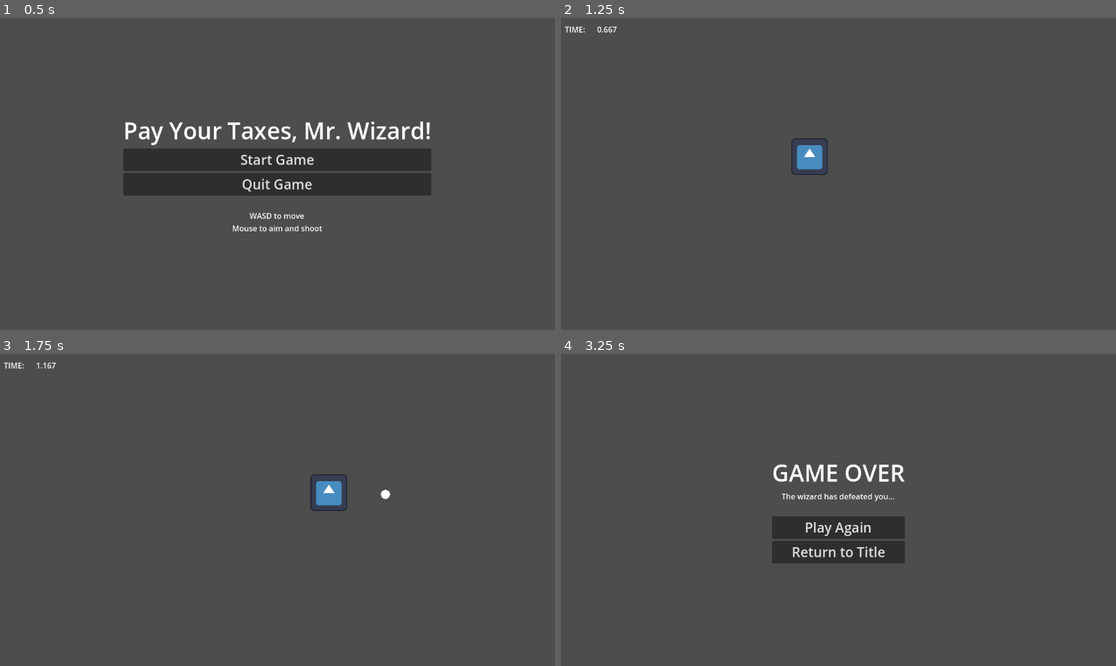
Above: before the commit, frames 1-4 (two rows, left to right).
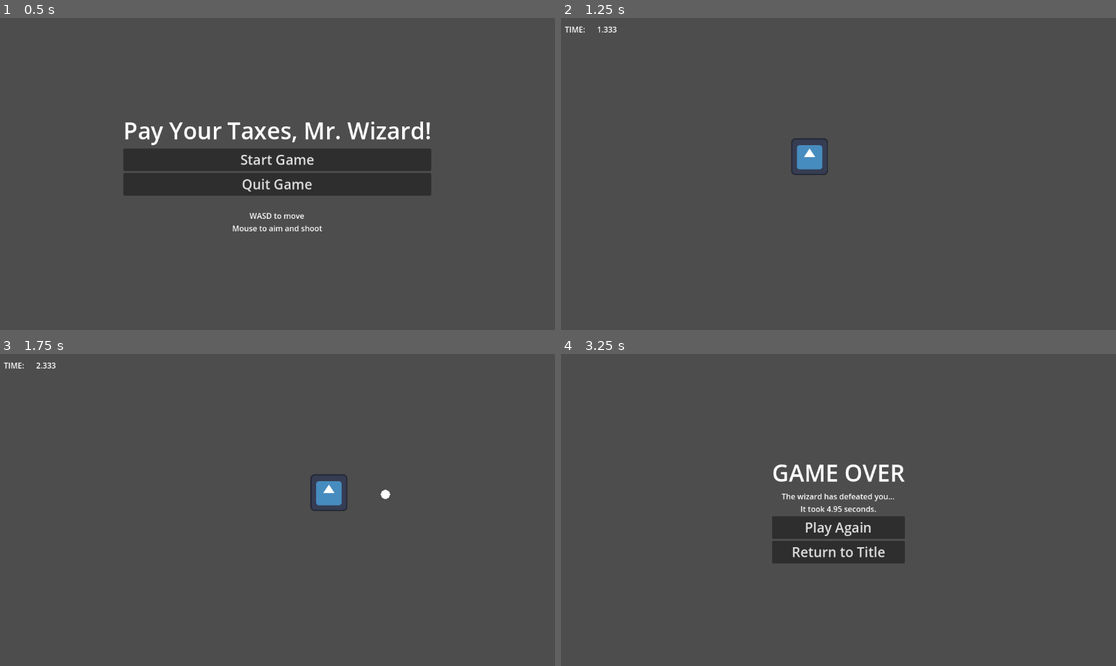
Above: after the commit, the same moments.

Repository: BriarLeaves/gun-wizard-loop-game
Game: Godot game, scene res://start_menu.tscn
Same seed, same stepped clock (60 frames per second), same inputs: the game is played once before the commit and once after it. The engine's default icon, where the game draws it, is replaced by a stand-in: a white triangle on a blue panel in a dark square. Sound files missing from this copy of the repository are replaced by a short silence.
Inputs (mouse positions are in pixels of both pictures, inside the frame that each line leads up to):
- Up to frame 1 (0.5 s): no input
- Up to frame 2 (1.25 s): click "Start Game" at 0.5 s
- Up to frame 3 (1.75 s): tap Enter at 1.25 s; move the mouse to (399, 494) at 1.27 s; hold D (move_right) from 1.28 s (still down); click (399, 494) at 1.35 s
- Up to frame 4 (3.25 s): move the mouse to (727, 525) at 2.02 s; release D (move_right) at 2.03 s; hold S (move_down) 2.03-2.78 s; click (727, 525) at 2.1 s; move the mouse to (894, 441) at 2.77 s; hold D (move_right) from 2.78 s (still down); click (894, 441) at 2.85 s

Frame 1 is identical in both runs. In frame 2, less than 0.1% of the frame differs, in the area x 6-11%, y 2-5%; in frame 3, less than 0.1%; in frame 4, 0.1%, in the area x 43-57%, y 48-51%.

Commit message:
The game over screen now shows your score

Diff:
--- a/gun-wizard-loop-game/enemy_spawner.gd
+++ b/gun-wizard-loop-game/enemy_spawner.gd
@@ -4,9 +4,6 @@
 var current_enemies: Array[PackedScene]
 
 @onready var screen_size: Vector2 = get_viewport_rect().size
-
-@onready var player = get_node("../ScoreTimer")
-var time_elapsed: float = 0.0
 
 var time_spawn_digging: float = 15.0
 var time_spawn_exploding: float = 30.0
@@ -17,10 +14,10 @@
 
 # Called every frame. 'delta' is the elapsed time since the prwevious frame.
 func _process(delta: float) -> void:
-	time_elapsed += delta
-	if time_elapsed >= time_spawn_digging:
+	GameManager.time_in_game += delta
+	if GameManager.time_in_game >= time_spawn_digging:
 		current_enemies.append(enemies[1])
-	if time_elapsed >= time_spawn_exploding:
+	if GameManager.time_in_game >= time_spawn_exploding:
 		current_enemies.append(enemies[2])
 
 func _on_timer_timeout() -> void:
--- a/gun-wizard-loop-game/game_over.tscn
+++ b/gun-wizard-loop-game/game_over.tscn
@@ -33,11 +33,11 @@
 text = "GAME OVER"
 label_settings = SubResource("LabelSettings_ndybt")
 
-[node name="Label2" type="Label" parent="MarginContainer/CenterContainer/VBoxContainer"]
+[node name="DefeatMessage" type="Label" parent="MarginContainer/CenterContainer/VBoxContainer"]
 layout_mode = 2
 theme_override_font_sizes/font_size = 16
 text = "The wizard has defeated you...
-"
+It took [X] seconds."
 horizontal_alignment = 1
 
 [node name="StartGame" type="Button" parent="MarginContainer/CenterContainer/VBoxContainer"]
--- a/gun-wizard-loop-game/start_menu.gd
+++ b/gun-wizard-loop-game/start_menu.gd
@@ -1,5 +1,10 @@
 extends Control
 
+func _ready():
+	var defeat_message: Node = null
+	defeat_message = get_node_or_null("MarginContainer/CenterContainer/VBoxContainer/DefeatMessage")
+	if defeat_message != null:
+		defeat_message.text = "The wizard has defeated you...\nIt took %s seconds." % (roundf(GameManager.time_in_game * 1000) / 1000)
 
 func _on_start_game_pressed():
 	get_tree().change_scene_to_file("res://room.tscn")
@@ -9,7 +14,6 @@
 	get_tree().quit()
 	pass # Replace with function body.
 
-
 func _on_return_to_title_pressed():
 	get_tree().change_scene_to_file("res://start_menu.tscn")
 	pass # Replace with function body.
